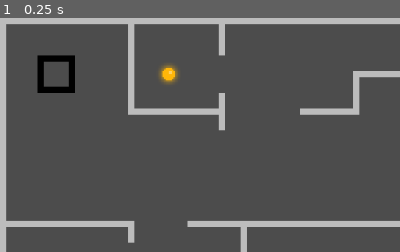
Above: before the commit, frame 1.
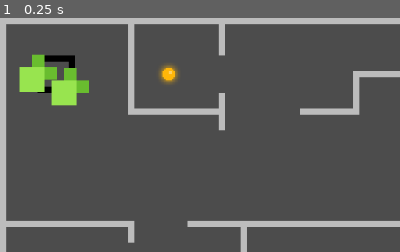
Above: after the commit, the same moment.

Repository: Kowagatte/TDServer
Game: Godot game, scene res://nodes/game.tscn
Same seed, same stepped clock (60 frames per second), same inputs: the game is played once before the commit and once after it. This scene is started directly instead of the project's main scene.
Inputs:
- Up to frame 1 (0.25 s): no input
The pictures show only the part of the screen within x 0-50%, y 0-50%; the shares and areas given below are measured in that part.

The runs differ from the first frame. In frame 1, 2.1% of the frame differs, in the area x 4-23%, y 15-38%.

Commit message:
Added player objects to Game nodes

Diff:
--- /dev/null
+++ b/nodes/player.tscn
@@ -0,0 +1,45 @@
+[gd_scene load_steps=6 format=2]
+
+[ext_resource path="res://resources/player.png" type="Texture" id=1]
+[ext_resource path="res://scripts/player.gd" type="Script" id=2]
+
+[sub_resource type="RectangleShape2D" id=1]
+extents = Vector2( 8, 8 )
+
+[sub_resource type="RectangleShape2D" id=2]
+extents = Vector2( 16, 16 )
+
+[sub_resource type="RectangleShape2D" id=3]
+extents = Vector2( 8, 8 )
+
+[node name="player" type="KinematicBody2D"]
+script = ExtResource( 2 )
+
+[node name="Sprite" type="Sprite" parent="."]
+texture = ExtResource( 1 )
+
+[node name="Area2D" type="Area2D" parent="."]
+
+[node name="CollisionShape2D2" type="CollisionShape2D" parent="Area2D"]
+position = Vector2( 0, -16 )
+shape = SubResource( 1 )
+
+[node name="CollisionShape2D" type="CollisionShape2D" parent="Area2D"]
+position = Vector2( -8, 8 )
+shape = SubResource( 2 )
+
+[node name="CollisionShape2D3" type="CollisionShape2D" parent="Area2D"]
+position = Vector2( 16, 0 )
+shape = SubResource( 3 )
+
+[node name="CollisionShape2D2" type="CollisionShape2D" parent="."]
+position = Vector2( 0, -16 )
+shape = SubResource( 1 )
+
+[node name="CollisionShape2D" type="CollisionShape2D" parent="."]
+position = Vector2( -8, 8 )
+shape = SubResource( 2 )
+
+[node name="CollisionShape2D3" type="CollisionShape2D" parent="."]
+position = Vector2( 16, 0 )
+shape = SubResource( 3 )
--- a/scripts/Game.gd
+++ b/scripts/Game.gd
@@ -4,20 +4,23 @@
 var paused = true
 var is_ready = [false, false]
 var score = [0, 0]
-var players = [-1, -1]
+var player_ids = [-1, -1]
 
 onready var map = get_node("map")
+onready var players = get_node("players")
+var player_node = preload("res://nodes/player.tscn")
 
 # Checks if the id (rpc sender) is a player in the game.
 func is_playing(id):
-	return id in players
+	return id in player_ids
 
 # Entry point to control a player inside this game instance.
 # Don't know how I want to implement this yet..
-remote func control_player():
+remote func control_player(x, y):
 	var sender = get_tree().get_rpc_sender_id()
 	if is_playing(sender):
-		pass
+		var player = get_node("players/%s" % sender)
+		player.move(x, y)
 
 # Ready up sequence, This is used to start the game..
 remote func ready_up():
@@ -25,7 +28,7 @@
 	# Check if the sender is in the current game.
 	if is_playing(sender):
 		# Get if player one or player two.
-		var player_num = players.find(sender)
+		var player_num = player_ids.find(sender)
 		# Should technically never be '-1', but.... who knows.
 		if(player_num != -1):
 			is_ready[player_num] = true
@@ -38,6 +41,7 @@
 	# Added the started variable purely because monitoring based on pause state would retrigger
 	#    a start every time the game is paused for unrelated reasons.
 	if !started:
+		# TODO: No idea if this comparison works? Not familar with GDScript boolean array comparison logic.
 		if is_ready:
 			started = true
 			paused = false
@@ -45,3 +49,11 @@
 func _ready():
 	# Load the map from a mapfile.
 	map.loadMap("res://resources/dust2.json")
+
+	var p1 = player_node.instance()
+	p1.name = String(player_ids[0])
+	players.add_child(p1)
+
+	var p2 = player_node.instance()
+	p2.name = String(player_ids[1])
+	players.add_child(p2)
--- a/scripts/GameFactory.gd
+++ b/scripts/GameFactory.gd
@@ -24,6 +24,6 @@
 		# Create game object on tree
 		var game_inst = game_obj.instance()
 		game_inst.name = id
-		game_inst.players[0] = playerOneID
-		game_inst.players[1] = playerTwoID
+		game_inst.player_ids[0] = playerOneID
+		game_inst.player_ids[1] = playerTwoID
 		add_child(game_inst)
--- /dev/null
+++ b/scripts/player.gd
@@ -0,0 +1,26 @@
+extends KinematicBody2D
+
+# Move speed for the given player node.
+var move_speed = 192
+# Last direction seen, this is to orientate AFK nodes.
+var last_velocity = Vector2.ZERO
+# Orientation of the node
+var velocity = Vector2(0, 0)
+# Map of angles for proper rotation.
+var rotation_map = [[270, 225, 180], [315, 0, 135], [0, 45, 90]]
+
+# Called when the node enters the scene tree for the first time.
+func _ready():
+	position.x = 72
+	position.y = 72
+	pass # Replace with function body.
+
+func _physics_process(_delta):
+	if velocity != Vector2.ZERO:
+		last_velocity = velocity
+		rotation_degrees = rotation_map[velocity.x+1][velocity.y+1]
+	var _m = move_and_slide(velocity.normalized() * move_speed)
+
+func move(x, y):
+	velocity.x = x
+	velocity.y = y
--- a/server.gd
+++ b/server.gd
@@ -26,9 +26,6 @@
 
 	var _c = get_tree().connect("network_peer_connected", self, "_player_connected")
 	_c = get_tree().connect("network_peer_disconnected", self, "_player_disconnected")
-
-	# TODO purely testing, should be removed before merge.
-	gamef.createGame(0, 0)
 
 # --------------------------------------------------------------------------------------------------
 
@@ -112,3 +109,13 @@
 	rpc_id(id, "response", response, body.get_string_from_utf8())
 
 # --------------------------------------------------------------------------------------------------
+
+# TODO purely testing.
+
+remote func startGame():
+	var id = get_tree().get_rpc_sender_id()
+	# TODO purely testing, should be removed before merge.
+	gamef.createGame(id, 0)
+
+
+# --------------------------------------------------------------------------------------------------
--- a/server.tscn
+++ b/server.tscn
@@ -21,6 +21,7 @@
 script = ExtResource( 1 )
 
 [node name="UI" type="Control" parent="."]
+visible = false
 
 [node name="Panel" type="Panel" parent="UI"]
 margin_right = 1024.0
@@ -65,7 +66,6 @@
 script = ExtResource( 2 )
 
 [node name="Games" type="Node2D" parent="."]
-visible = false
 script = ExtResource( 4 )
 
 [node name="requests" type="Node2D" parent="Games"]
Binary file added: resources/player.png
Not shown, added: resources/player.png.import
